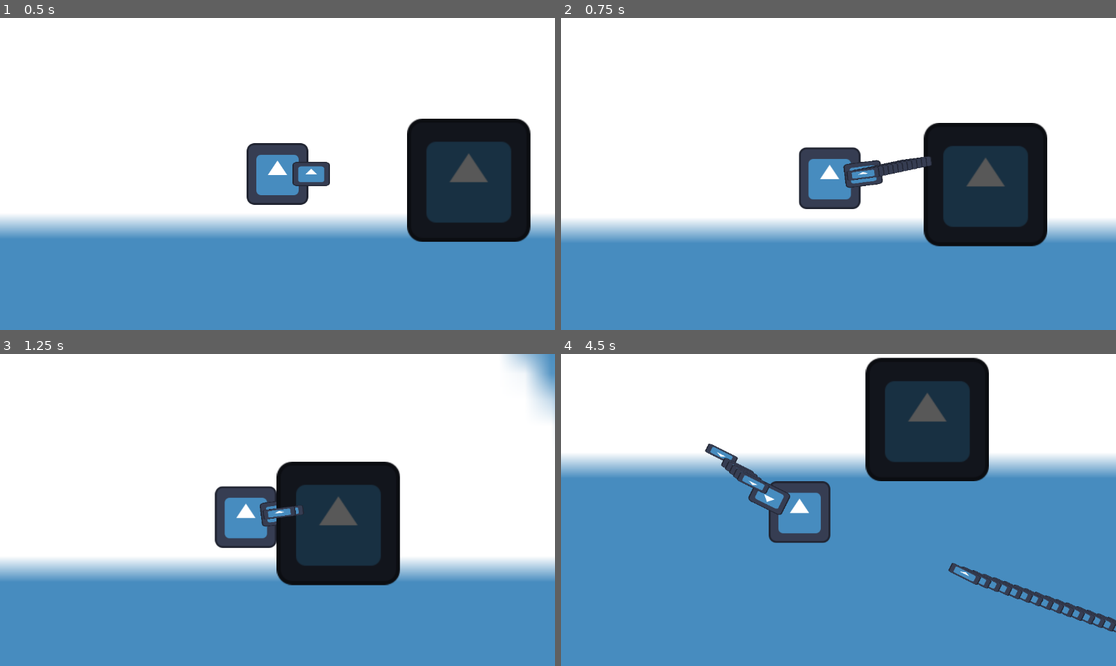
Above: before the commit, frames 1-4 (two rows, left to right).
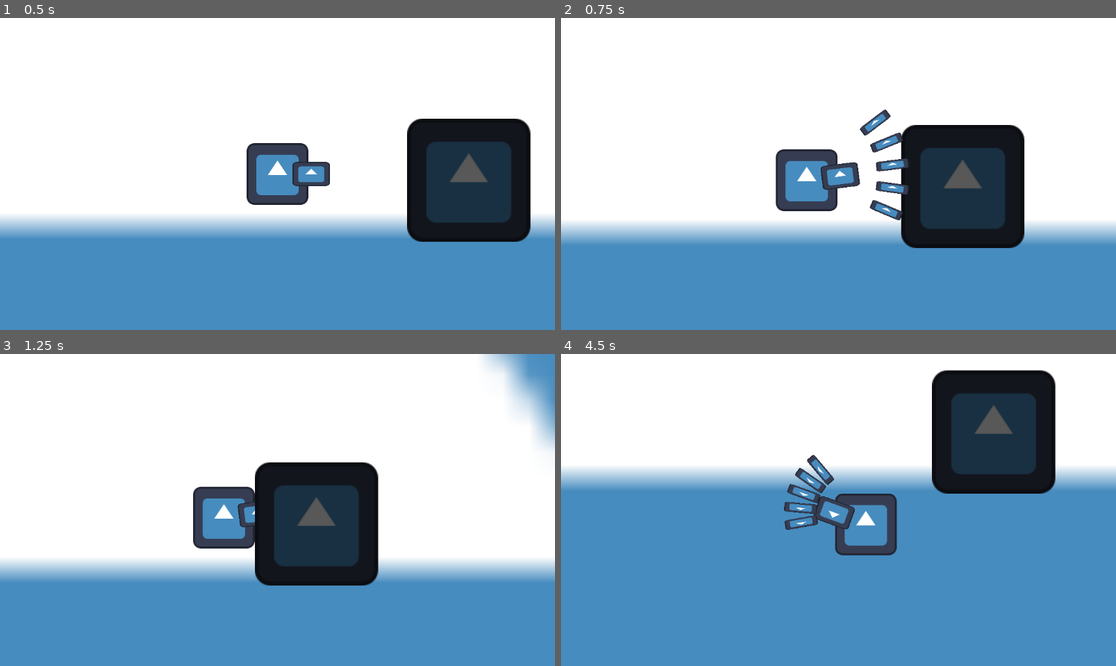
Above: after the commit, the same moments.

Repository: Shuflduf/MultiMurder
Game: Godot game, scene res://scenes/main.tscn
Two runs of this game, one before a commit and one after it. Both use one fixed random seed, a clock stepped at 60 frames per second and the inputs below. The engine's default icon, where the game draws it, is replaced by a stand-in: a white triangle on a blue panel in a dark square.
Inputs (mouse positions are in pixels of both pictures, inside the frame that each line leads up to):
- Up to frame 1 (0.5 s): no input
- Up to frame 2 (0.75 s): tap Enter at 0.5 s; move the mouse to (960, 158) at 0.52 s; press the mouse at (960, 158) at 0.53 s; hold D (right) from 0.53 s (still down)
- Up to frame 3 (1.25 s): keep holding D (right)
- Up to frame 4 (4.5 s): move the mouse to (727, 525) at 1.27 s; release D (right) at 1.28 s; release the mouse at (727, 525) at 1.28 s; hold S (down) 1.28-2.03 s; click (727, 525) at 1.35 s; move the mouse to (894, 441) at 2.02 s; press the mouse at (894, 441) at 2.03 s; hold D (right) 2.03-2.78 s; move the mouse to (810, 572) at 2.77 s; release the mouse at (810, 572) at 2.78 s; hold W (up) 2.78-3.53 s; click (810, 572) at 2.85 s; move the mouse to (1005, 556) at 3.52 s; press the mouse at (1005, 556) at 3.53 s; hold A (left) from 3.53 s (still down); move the mouse to (672, 463) at 4.27 s; release the mouse at (672, 463) at 4.28 s; click (672, 463) at 4.35 s

Frame 1 is identical in both runs. In frame 2, 9.4% of the frame differs, in the area x 38-88%, y 29-74%; in frame 3, 9.0%; in frame 4, 23%, in the area x 0-100%, y 1-90%.

Commit message:
shotgun works with odd number of pellets

Diff:
--- /dev/null
+++ b/scenes/guns/gun_template.tscn
@@ -0,0 +1,20 @@
+[gd_scene load_steps=5 format=3 uid="uid://30bi6olkqfgu"]
+
+[ext_resource type="Script" path="res://scripts/guns/gun_template.gd" id="1_0qmv6"]
+[ext_resource type="PackedScene" uid="uid://cp13ouia7wa1w" path="res://scenes/bullet.tscn" id="2_016uv"]
+[ext_resource type="Texture2D" uid="uid://cepqbljkg6yn7" path="res://icon.svg" id="3_qjo8k"]
+[ext_resource type="Script" path="res://scripts/spawner_c.gd" id="4_uu70u"]
+
+[node name="Gun" type="Node2D"]
+script = ExtResource("1_0qmv6")
+bullet = ExtResource("2_016uv")
+
+[node name="barrel" type="Node2D" parent="."]
+position = Vector2(70, 0)
+
+[node name="Sprite2D" type="Sprite2D" parent="barrel"]
+scale = Vector2(0.606719, 0.390625)
+texture = ExtResource("3_qjo8k")
+
+[node name="SpawnerComponent" type="Node2D" parent="barrel"]
+script = ExtResource("4_uu70u")
--- a/scenes/player.tscn
+++ b/scenes/player.tscn
@@ -1,12 +1,11 @@
-[gd_scene load_steps=9 format=3 uid="uid://b3kndvg1opr6m"]
+[gd_scene load_steps=8 format=3 uid="uid://b3kndvg1opr6m"]
 
 [ext_resource type="Script" path="res://scripts/player.gd" id="1_2vvyq"]
 [ext_resource type="Texture2D" uid="uid://cepqbljkg6yn7" path="res://icon.svg" id="1_6em2n"]
 [ext_resource type="Script" path="res://scripts/move_c.gd" id="2_2ophi"]
 [ext_resource type="Script" path="res://scripts/move_input_c.gd" id="3_uk2jq"]
-[ext_resource type="Script" path="res://scripts/spawner_c.gd" id="5_wc8y1"]
-[ext_resource type="PackedScene" uid="uid://cp13ouia7wa1w" path="res://scenes/bullet.tscn" id="5_yklxn"]
-[ext_resource type="Script" path="res://scripts/Gun.gd" id="6_8gjan"]
+[ext_resource type="PackedScene" uid="uid://30bi6olkqfgu" path="res://scenes/guns/gun_template.tscn" id="5_vgh3t"]
+[ext_resource type="Script" path="res://scripts/guns/shotgun.gd" id="6_1tqjj"]
 
 [sub_resource type="RectangleShape2D" id="RectangleShape2D_6dq78"]
 size = Vector2(128, 128)
@@ -34,19 +33,12 @@
 
 [node name="Camera2D" type="Camera2D" parent="."]
 position_smoothing_enabled = true
+position_smoothing_speed = 10.0
 
-[node name="Gun" type="Node2D" parent="."]
-script = ExtResource("6_8gjan")
-bullet = ExtResource("5_yklxn")
-fire_speed = 0.01
-automatic = true
+[node name="Shotgun" parent="." instance=ExtResource("5_vgh3t")]
+script = ExtResource("6_1tqjj")
+pellet_count = 5
+spread = 60
+neat_spread = true
 
-[node name="barrel" type="Node2D" parent="Gun"]
-position = Vector2(70, 0)
-
-[node name="Sprite2D" type="Sprite2D" parent="Gun/barrel"]
-scale = Vector2(0.606719, 0.390625)
-texture = ExtResource("1_6em2n")
-
-[node name="SpawnerComponent" type="Node2D" parent="Gun/barrel"]
-script = ExtResource("5_wc8y1")
+[editable path="Shotgun"]
--- a/scripts/bullet.gd
+++ b/scripts/bullet.gd
@@ -1,13 +1,18 @@
+class_name Bullet
 extends CharacterBody2D
 
 @onready var move_component: MoveComponent = $MoveComponent
 
 func _ready() -> void:
-	move_component.direction = Vector2(
-		cos(rotation),
-		sin(rotation)
-	)
-
+	update_direction(rotation)
 
 func _on_area_2d_body_entered(_body: Node2D) -> void:
 	queue_free()
+
+func update_direction(new_rot: float):
+	rotation = new_rot
+
+	move_component.direction = Vector2(
+		cos(new_rot),
+		sin(new_rot)
+	)
--- a/scripts/Gun.gd
+++ b/scripts/guns/gun_template.gd
@@ -17,17 +17,18 @@
 	if event is InputEventMouseMotion:
 		look_at(get_global_mouse_position())
 
-	if event.is_action_pressed("mouse_left"):
-		shoot()
-
 func shoot():
-	if shoot_cooldown <= 0:
-		add_child(spawner.spawn(bullet))
-		shoot_cooldown = fire_speed
+	add_child(spawner.spawn(bullet))
 
 func _process(delta: float) -> void:
 	if shoot_cooldown >= 0:
 		shoot_cooldown -= delta
-
-	if automatic and Input.is_action_pressed("mouse_left"):
-		shoot()
+	else:
+		if not automatic:
+			if Input.is_action_just_pressed("mouse_left"):
+				shoot()
+				shoot_cooldown = fire_speed
+		else:
+			if Input.is_action_pressed("mouse_left"):
+				shoot()
+				shoot_cooldown = fire_speed
--- /dev/null
+++ b/scripts/guns/shotgun.gd
@@ -0,0 +1,27 @@
+class_name Shotgun
+extends Gun
+
+@export_range(1, 50) var pellet_count = 5
+@export_range(0, 90) var spread = 60
+@export var neat_spread = true
+
+var offset = pellet_count / 2
+var bullet_dist = spread / (pellet_count - 1)
+
+func shoot():
+	if neat_spread:
+		for pellet in pellet_count:
+			var bullet_offset = offset - pellet
+			bullet_offset *= bullet_dist
+
+
+			print(bullet_offset)
+
+			var new_bullet: Bullet = spawner.spawn(bullet)
+
+			new_bullet.rotation = deg_to_rad(bullet_offset) + rotation
+			add_child(new_bullet)
+
+#func calculate_spread():
+	#var offset = pellet_count / 2
+	#for i in pellet_count:
--- a/scripts/shoot_c.gd
+++ /dev/null
@@ -1,12 +0,0 @@
-class_name ShootComponent
-extends Node
-
-@export var spawn_component : SpawnerComponent
-@export var actor : CharacterBody2D
-
-@export var bullet: PackedScene
-
-func _input(event):
-	if event.is_action_pressed("mouse_left"):
-		spawn_component.scene = bullet
-		spawn_component.spawn()
